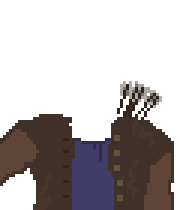
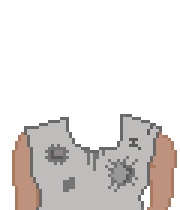
Comparing the layer stacks of the two 180x210 images. Changes:
painted on "body" over (x1=0, y1=81, x2=177, y2=210)
